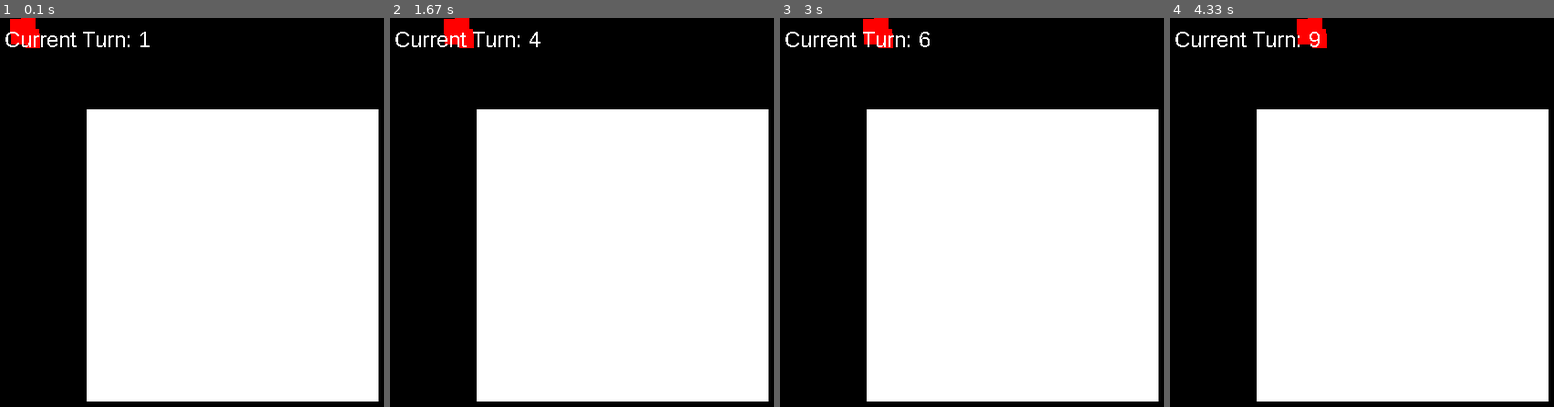
Above: before the commit, frames 1-4 (left to right).
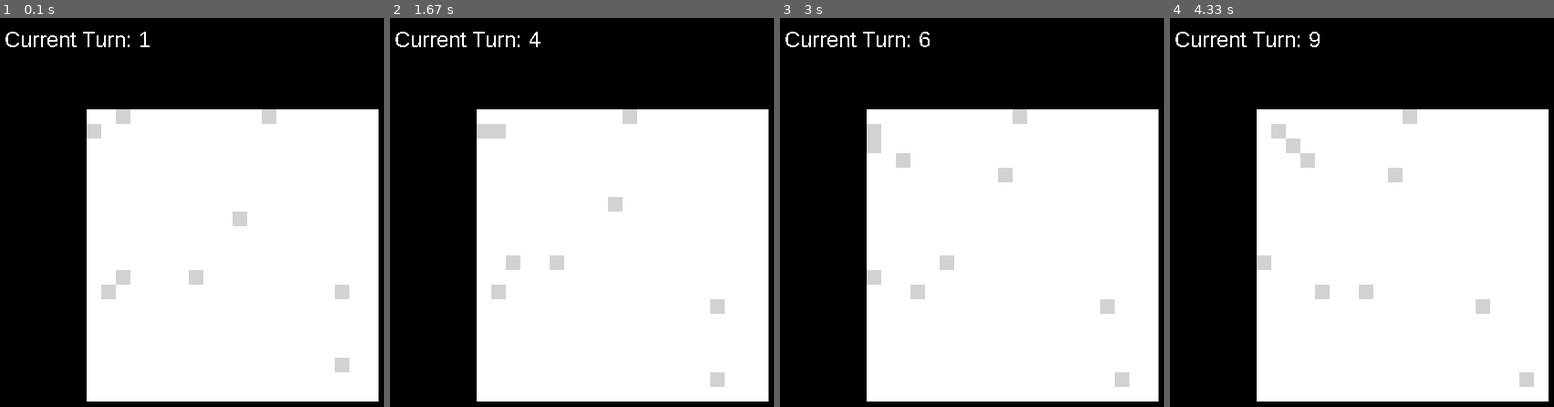
Above: after the commit, the same moments.

Repository: wallermatt/exercises
Game: pygame game, started from zombies.py
Two runs of this game, one before a commit and one after it. Both use one fixed random seed, a clock stepped at 60 frames per second and the inputs below.
Inputs:
- Up to frame 1 (0.1 s): no input
- Up to frame 2 (1.67 s): no input
- Up to frame 3 (3 s): tap Enter at 1.97 s
- Up to frame 4 (4.33 s): no input

The runs differ from the first frame. In frame 1, 1.7% of the frame differs, in the area x 2-91%, y 0-92%; in frame 2, 1.7%; in frame 3, 1.9%; in frame 4, 1.9%, in the area x 22-95%, y 0-95%.

Commit message:
random moves

Diff:
--- a/zombies.py
+++ b/zombies.py
@@ -20,20 +20,28 @@
 PURPLE = (255, 0, 255)
 BLACK = (0, 0, 0)
 
+
+class Arena:
+
+    def __init__(self, width, height):
+        self.width = width
+        self.height = height
+        self.characters = []
+
 class RandomPerson:
     COLOUR = GREY
 
     def __init__(self, column, row):
         self.column = column
         self.row = row
-        self.NPC = NPC(self.COLOUR, 100 + column * CHAR_SIZE, 100 + row * CHAR_SIZE)
+        self.sprite = MySprite(self.COLOUR, 100 + column * CHAR_SIZE, 100 + row * CHAR_SIZE)
 
     def strategy(self, arena=None):
-        self.NPC.moveRight(CHAR_SIZE * random.randrange(-1,2))
-        self.NPC.moveDown(CHAR_SIZE * random.randrange(-1,2))
+        self.sprite.moveHorizontal(CHAR_SIZE * random.randrange(-1,2))
+        self.sprite.moveVertical(CHAR_SIZE * random.randrange(-1,2))
 
 
-class NPC(pygame.sprite.Sprite):
+class MySprite(pygame.sprite.Sprite):
     def __init__(self, colour, x, y):
         # Call the parent class (Sprite) constructor
         super().__init__()
@@ -60,17 +68,26 @@
             self.rect.x += pixels
 
     def moveLeft(self, pixels):
-        if not self.rect.x + pixels <= 100:
+        if not self.rect.x - pixels <= 100:
             self.rect.x -= pixels
 
     def moveUp(self, pixels):
-        if not self.rect.y + pixels <= 100:
+        if not self.rect.y - pixels <= 100:
             self.rect.y -= pixels
 
     def moveDown(self, pixels):
         if not self.rect.y + pixels >= 100 + ARENA_HEIGHT * CHAR_SIZE:
             self.rect.y += pixels
 
+    def moveHorizontal(self, pixels):
+        if (self.rect.x + pixels < 100 + ARENA_WIDTH * CHAR_SIZE) and \
+           (self.rect.x + pixels >= 100):
+           self.rect.x += pixels
+
+    def moveVertical(self, pixels):
+        if (self.rect.y + pixels < 100 + ARENA_WIDTH * CHAR_SIZE) and \
+           (self.rect.y + pixels >= 100):
+           self.rect.y += pixels
 
 pygame.init()
 
@@ -80,11 +97,15 @@
 carryOn = True
 clock=pygame.time.Clock()
 
+
 all_sprites_list = pygame.sprite.Group()
 
+arena = Arena(ARENA_WIDTH, ARENA_HEIGHT)
 
 for _ in range(10):
-    all_sprites_list.add(NPC(RED, random.randrange(0, ARENA_WIDTH), random.randrange(0, ARENA_HEIGHT)))
+    rp = RandomPerson(random.randrange(0, ARENA_WIDTH), random.randrange(0, ARENA_HEIGHT))
+    arena.characters.append(rp)
+    all_sprites_list.add(rp.sprite)
 
 turn = 0
 font = pygame.font.SysFont('Arial', 24)
@@ -102,8 +123,14 @@
             if event.key==pygame.K_x: #Pressing the x Key will quit the game
                     carryOn=False
 
-    for s in all_sprites_list:
-        s.moveRight(CHAR_SIZE)
+    #for s in all_sprites_list:
+    #    s.moveRight(CHAR_SIZE)
+
+
+    for c in arena.characters:
+        c.strategy()
+
+
     all_sprites_list.update()
 
     screen.fill(BLACK)
